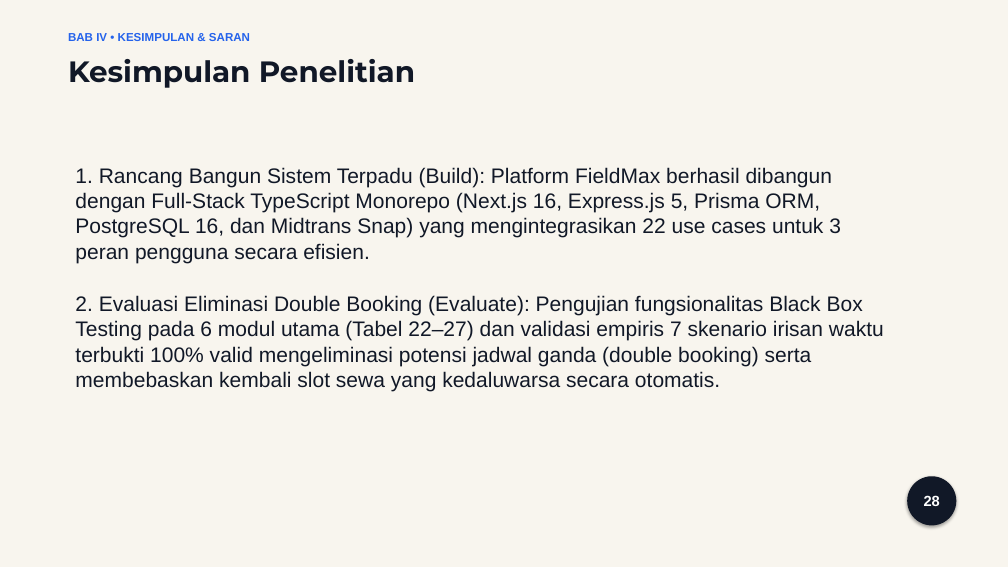
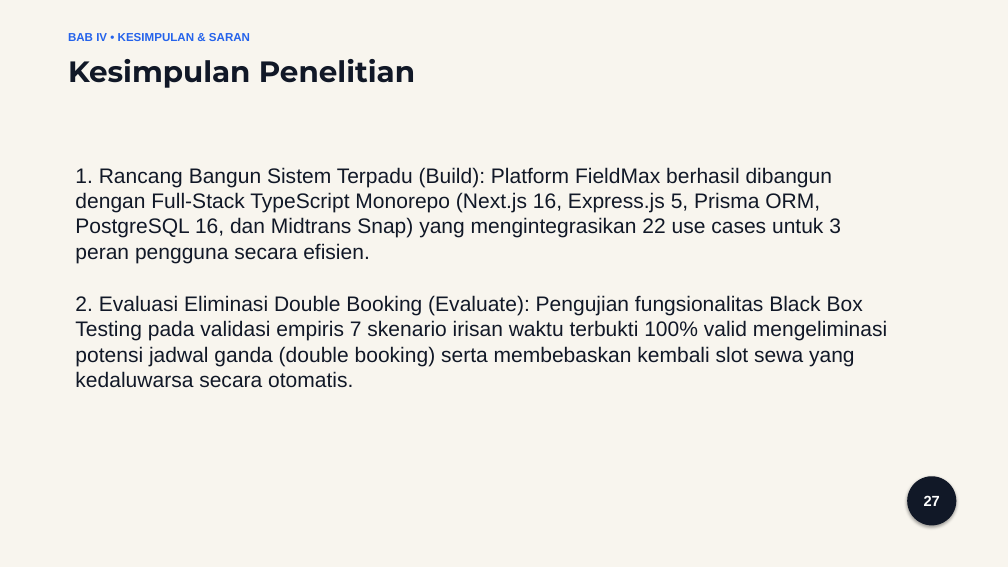
Before and after one commit to ztzrk/fieldmax, a slide deck: slide 27 of obsidian/Fieldmax/Presentasi_Seminar_Hasil_FieldMax.pptx (slide 28 before the commit). Drawn at 1008x567 pixels with LibreOffice and Linux fonts; fonts in the diff are those of the drawing. Boxes give left, top, right and bottom in pixels: in the first picture for what was removed or moved away, otherwise in the second. Text is boxed around its words. In the diff, an @@ line names an element or a change of style, - is before the commit and + after.

```diff
--- a/obsidian/Fieldmax/Presentasi_Seminar_Hasil_FieldMax.pptx
+++ b/obsidian/Fieldmax/Presentasi_Seminar_Hasil_FieldMax.pptx
@@ text at [75, 295, 887, 388]: text changed @@
-2. Evaluasi Eliminasi Double Booking (Evaluate): Pengujian fungsionalitas Black Box Testing pada 6 modul utama (Tabel 22–27) dan validasi empiris 7 skenario irisan waktu terbukti 100% valid mengeliminasi potensi jadwal ganda (double booking) serta membebaskan kembali slot sewa yang kedaluwarsa secara otomatis.
+2. Evaluasi Eliminasi Double Booking (Evaluate): Pengujian fungsionalitas Black Box Testing pada validasi empiris 7 skenario irisan waktu terbukti 100% valid mengeliminasi potensi jadwal ganda (double booking) serta membebaskan kembali slot sewa yang kedaluwarsa secara otomatis.
@@ text in ellipse at [924, 495, 940, 506]: text changed @@
-28
+27
```
Also in this commit, not shown: 14 other slides changed, 1 slide removed, 27 other files.
